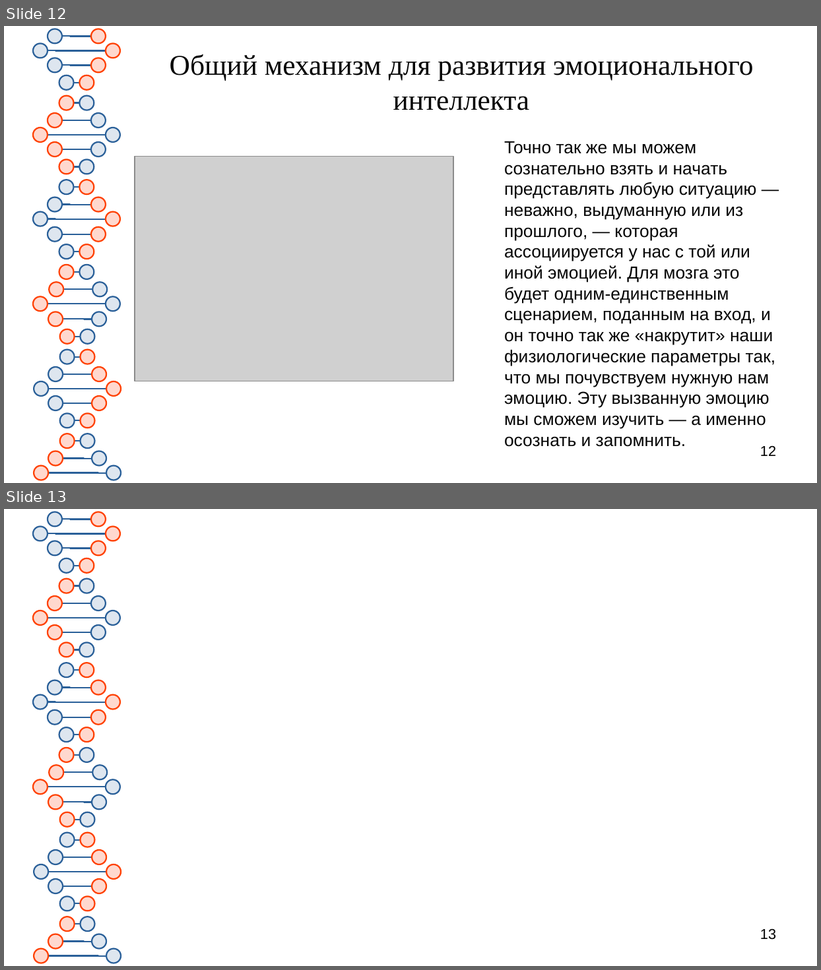
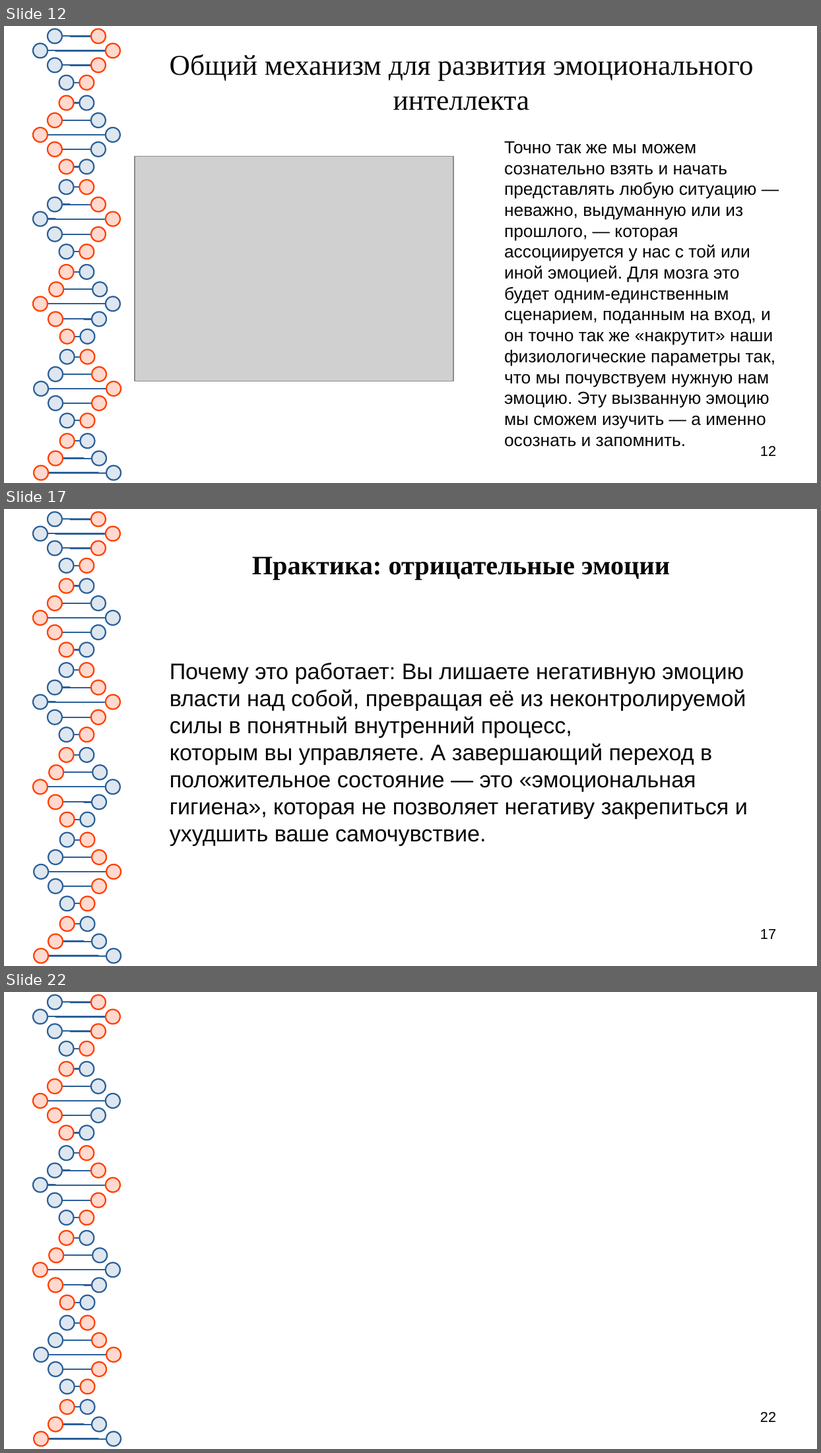
Before and after one commit to Chularev/articles, a slide deck: Psychology/5. Эмоциональный интеллект/Эмоциональный интеллект.odp. Shown one above the other, each under a label of ours: slides 12 and 13 before the commit, slides 12, 17 and 22 after it; the slides between them are not shown. The pictures are 821x970 and 821x1453 pixels, drawn with LibreOffice and Linux fonts; fonts in the diff are those of the drawing; grey boxes stand for pictures. Boxes give left, top, right and bottom in pixels: in the first picture for what was removed or moved away, otherwise in the second. Text is boxed around its words. In the diff, an @@ line names an element or a change of style, - is before the commit and + after.

```diff
--- a/Psychology/5. Эмоциональный интеллект/Эмоциональный интеллект.odp
+++ b/Psychology/5. Эмоциональный интеллект/Эмоциональный интеллект.odp
@@ slide 17 added at (x1=4, y1=509, x2=817, y2=966), background #FFFFFF; not listed: 81 template elements that a slide beside it also shows @@
@@ title added at (x1=252, y1=557, x2=670, y2=580), 26 pt, text #050505, bold @@
+Практика: отрицательные эмоции
@@ text added at (x1=170, y1=663, x2=748, y2=846), 22 pt, text #050505 @@
+Почему это работает: Вы лишаете негативную эмоцию власти над собой, превращая её из неконтролируемой силы в понятный внутренний процесс, которым вы управляете. А завершающий переход в положительное состояние — это «эмоциональная гигиена», которая не позволяет негативу закрепиться и ухудшить ваше самочувствие.
@@ page number added at (x1=760, y1=929, x2=776, y2=939), 14 pt, text #000000 @@
+17
@@ what was slide 13 is now slide 22 @@
@@ page number at (x1=760, y1=1412, x2=776, y2=1422): text changed @@
-13
+22
```
Also in this commit, not shown: 8 other slides added.
